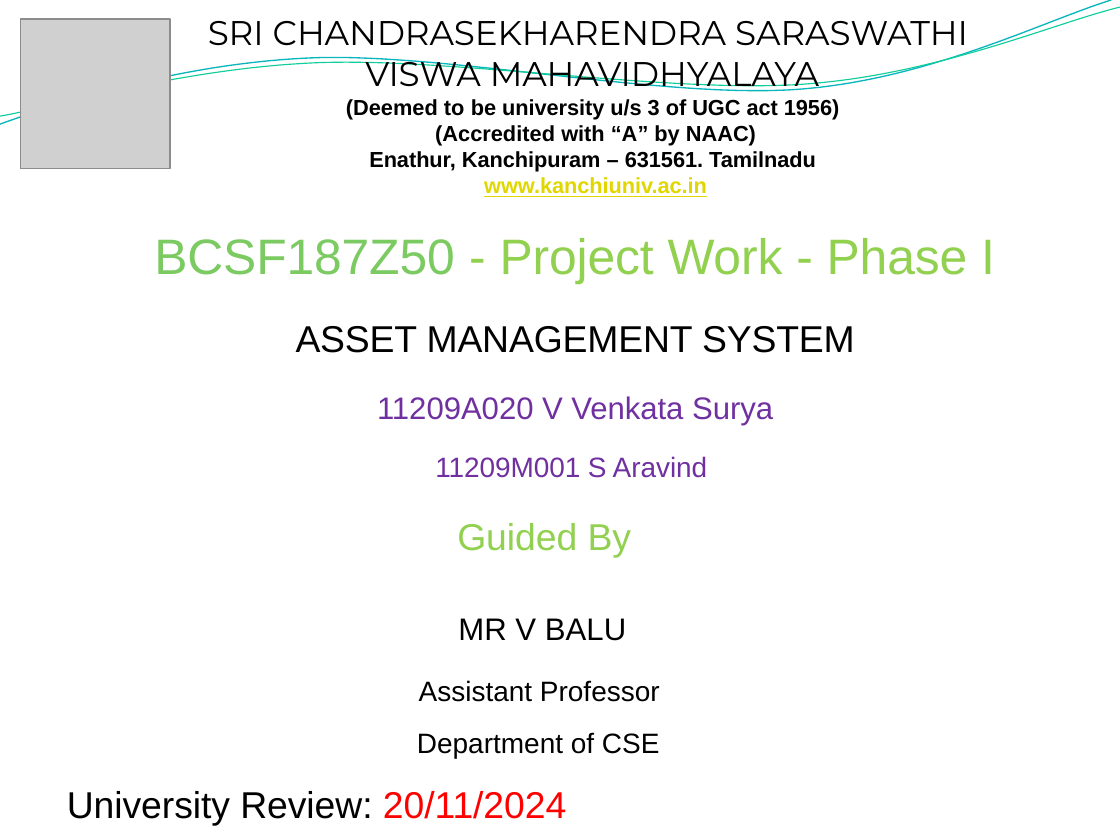
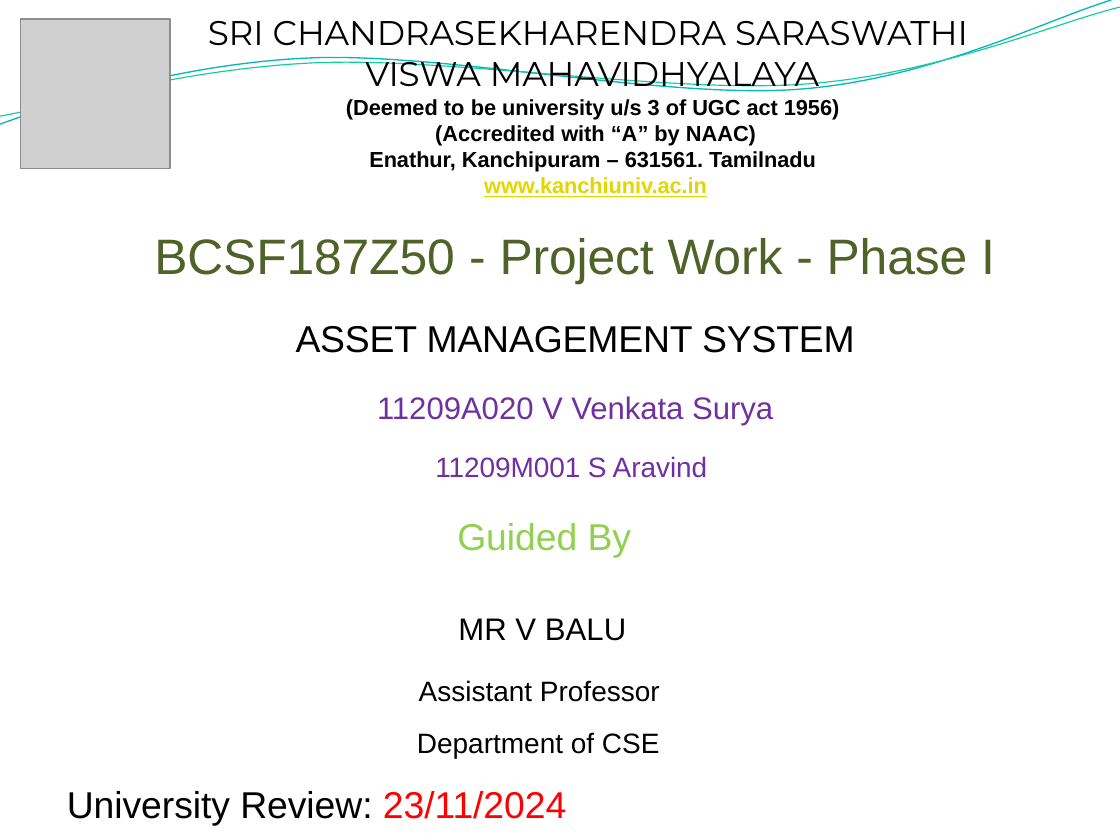
Before and after one commit to surya0811/Assetmanagement1, a slide deck: slide 1 of reports/ppt final.pptx. Drawn at 1120x840 pixels with LibreOffice and Linux fonts; fonts in the diff are those of the drawing; grey boxes stand for pictures; background and template pictures are left out. Boxes give left, top, right and bottom in pixels: in the first picture for what was removed or moved away, otherwise in the second. Text is boxed around its words. In the diff, an @@ line names an element or a change of style, - is before the commit and + after.

```diff
--- a/reports/ppt final.pptx
+++ b/reports/ppt final.pptx
@@ text at [154, 238, 995, 284]: text colour #7BCA62 to #4F6228 in "BCSF187Z50"; text colour #92D050 to #4F6228 in "- Project Work - Phase I" @@
@@ text at [67, 791, 566, 826]: text changed @@
-University Review: 20/11/2024
+University Review: 23/11/2024
```
Also in this commit, not shown: 4 other slides changed, 22 other files.
